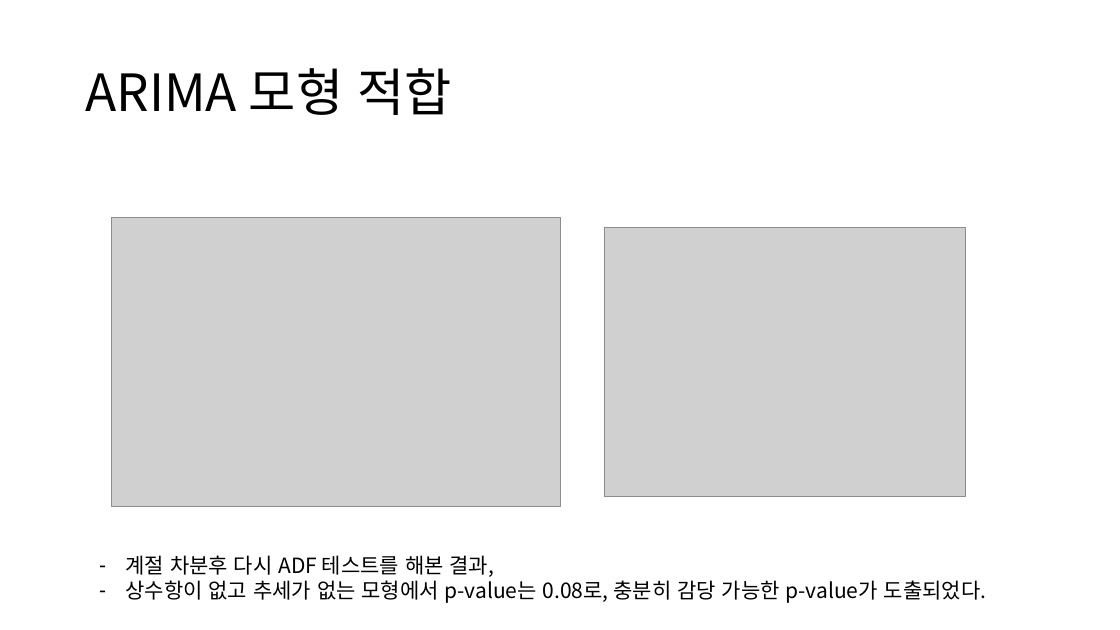
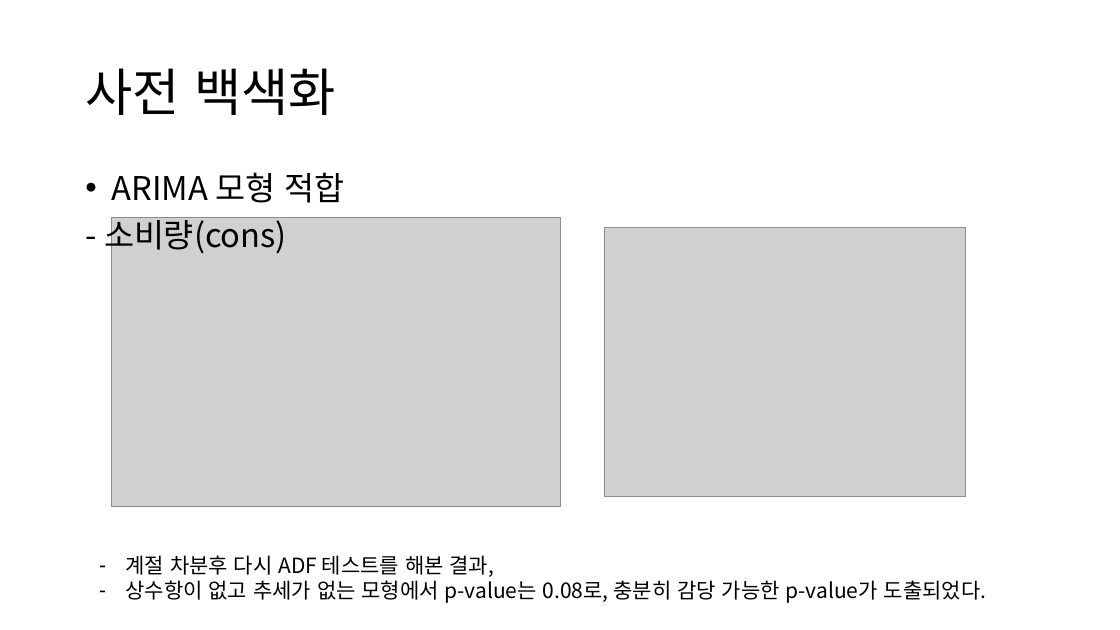
Before and after one commit to neverland251/MainProject, a slide deck: slide 9 of Project/DataMining/ARIMAX_Project/아이스크림 판매량 예측/아이스크림을 왜 먹을까.pptx. Drawn at 1120x630 pixels with LibreOffice and Linux fonts; fonts in the diff are those of the drawing; grey boxes stand for pictures. Boxes give left, top, right and bottom in pixels: in the first picture for what was removed or moved away, otherwise in the second. Text is boxed around its words. In the diff, an @@ line names an element or a change of style, - is before the commit and + after.

Commit message:
update ARIMAX

```diff
--- a/Project/DataMining/ARIMAX_Project/아이스크림 판매량 예측/아이스크림을 왜 먹을까.pptx
+++ b/Project/DataMining/ARIMAX_Project/아이스크림 판매량 예측/아이스크림을 왜 먹을까.pptx
@@ title at [85,68,336,115]: text changed @@
-ARIMA 모형 적합
+사전 백색화
@@ text added at [104,172,345,255], 28 pt, text #000000 @@
+• ARIMA 모형 적합
+- 소비량(cons)
```
Also in this commit, not shown: 16 other slides changed, 1 other file.
